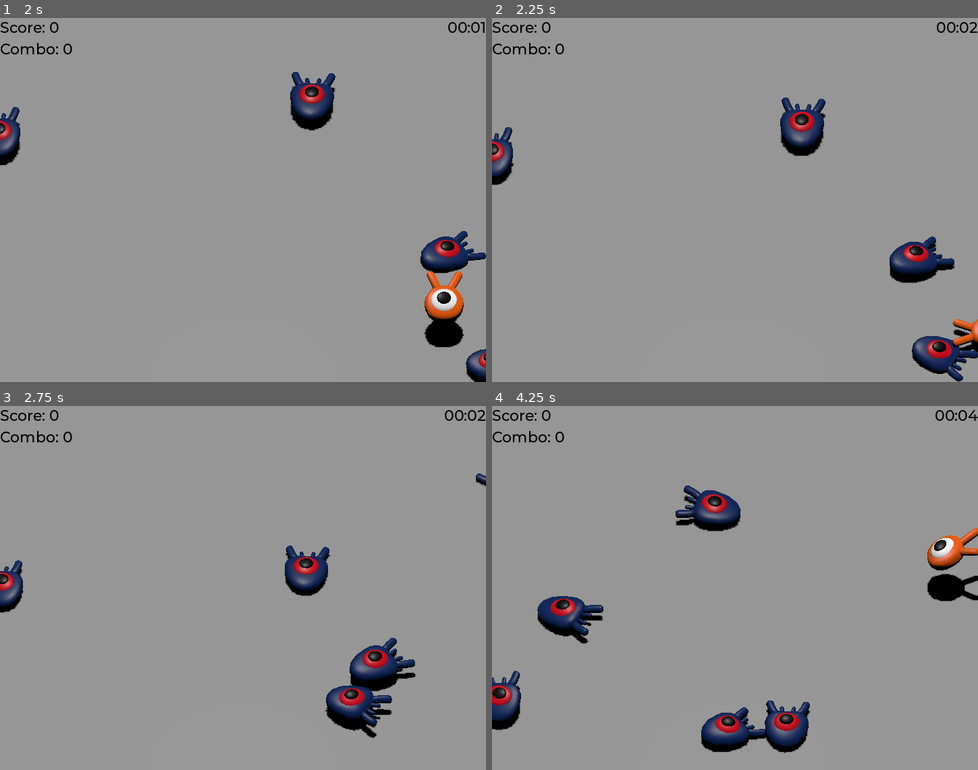
Above: before the commit, frames 1-4 (two rows, left to right).
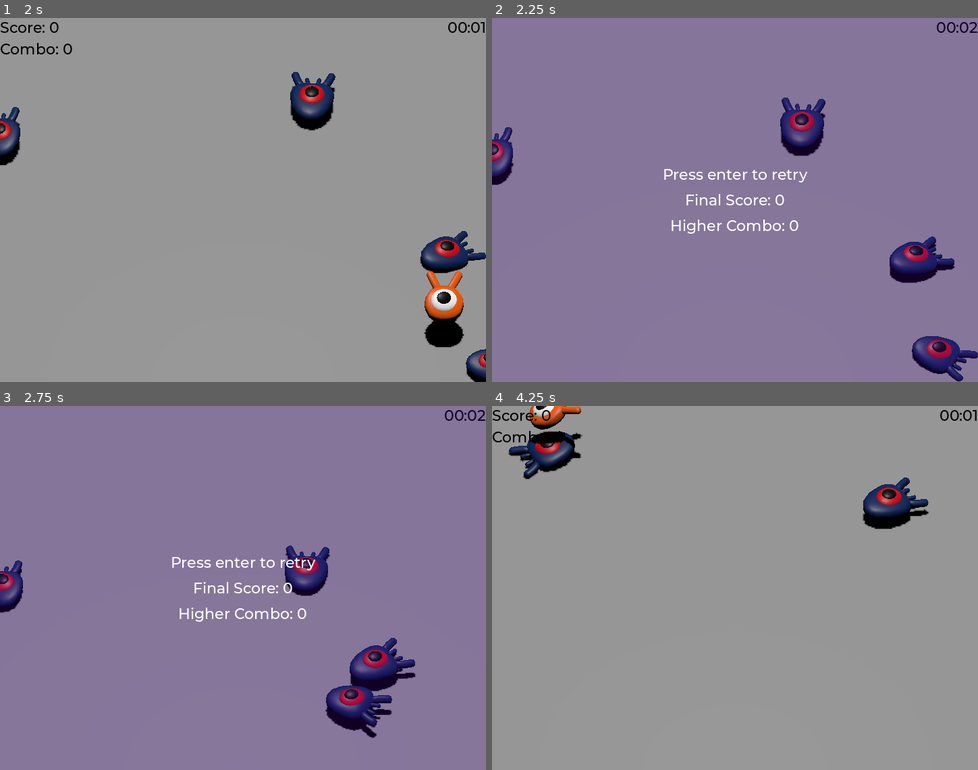
Above: after the commit, the same moments.

Repository: AndreuMB/Squash-the-Creeps-2
Game: Godot game, scene res://main.tscn
Same seed, same stepped clock (60 frames per second), same inputs: the game is played once before the commit and once after it.
Inputs:
- Up to frame 1 (2 s): tap Enter (ui_accept) at 0.5 s; hold D (move_right) 0.53-1.28 s; tap Space (jump) at 0.77, 1.52 s; hold S (move_back) from 1.28 s (still down)
- Up to frame 2 (2.25 s): release S (move_back) at 2.03 s; hold D (move_right) from 2.03 s (still down)
- Up to frame 3 (2.75 s): keep holding D (move_right)
- Up to frame 4 (4.25 s): tap Enter (ui_accept) at 2.75 s; release D (move_right) at 2.78 s; hold W (move_forward) 2.78-3.53 s; tap Space (jump) at 3.02, 3.77 s; hold Left (move_left) from 3.53 s (still down)

Frame 1 is identical in both runs. In frame 2, 98% of the frame differs, in the area x 0-100%, y 0-100%; in frame 3, 98%; in frame 4, 9.4%.

Commit message:
score labels

Diff:
--- a/Main.gd
+++ b/Main.gd
@@ -1,6 +1,8 @@
 extends Node
 
 @export var mob_scene: PackedScene
+
+const MAX_DIFFICULTY=100
 
 func _on_mob_timer_timeout() -> void:
 	# instantiate mob
@@ -10,7 +12,7 @@
 	var mob_spawn_location = get_node("SpawnPath/SpawnLocation")
 	mob_spawn_location.progress_ratio = randf()
 
-	var difficulty_increase = 100
+	var difficulty_increase = MAX_DIFFICULTY
 
 	if ($UserInterface.time < 100):
 		difficulty_increase = $UserInterface.time
@@ -29,6 +31,8 @@
 
 	# squased signal to score label
 	mob.squashed.connect($UserInterface._on_mob_squashed.bind())
+	mob.squashed.connect($CameraPivot._on_mob_squashed.bind())
+	#mob.squashed.connect(_on_mob_squashed.bind())
 
 func _on_player_hit() -> void:
 	$MobTimer.stop()
--- a/Mob.gd
+++ b/Mob.gd
@@ -30,5 +30,5 @@
 	queue_free()
 
 func squash(combo):
-	squashed.emit(combo)
+	squashed.emit(combo,position)
 	queue_free()
--- a/main.tscn
+++ b/main.tscn
@@ -1,10 +1,12 @@
-[gd_scene load_steps=12 format=3 uid="uid://41ksep4r83ci"]
+[gd_scene load_steps=14 format=3 uid="uid://41ksep4r83ci"]
 
 [ext_resource type="PackedScene" uid="uid://bv5c7xctnampi" path="res://player.tscn" id="1_tqs5b"]
 [ext_resource type="Script" uid="uid://cuvxt8k515brq" path="res://main.gd" id="1_ubf3c"]
 [ext_resource type="PackedScene" uid="uid://drtcqtf5novpo" path="res://mob.tscn" id="2_bwh0l"]
 [ext_resource type="FontFile" uid="uid://bwai3d868ol4l" path="res://fonts/Montserrat-Medium.ttf" id="4_qe36e"]
 [ext_resource type="Script" uid="uid://3jqy032hvknw" path="res://user_interface.gd" id="5_7mycd"]
+[ext_resource type="PackedScene" uid="uid://dpf2nrq3gov1f" path="res://score_label.tscn" id="6_7mycd"]
+[ext_resource type="Script" uid="uid://mn8qkhi2gru2" path="res://world_ui.gd" id="7_272bh"]
 
 [sub_resource type="BoxShape3D" id="BoxShape3D_5ekpp"]
 size = Vector3(60, 3, 60)
@@ -53,6 +55,8 @@
 
 [node name="CameraPivot" type="Marker3D" parent="."]
 transform = Transform3D(1, 0, 0, 0, 0.707107, 0.707107, 0, -0.707107, 0.707107, 0, 0, 0)
+script = ExtResource("7_272bh")
+score_label_scene = ExtResource("6_7mycd")
 
 [node name="Camera3D" type="Camera3D" parent="CameraPivot"]
 transform = Transform3D(1, 0, 0, 0, 1, 0, 0, 0, 1, 0, 0, 19)
@@ -82,7 +86,7 @@
 curve = SubResource("Curve3D_ge24x")
 
 [node name="SpawnLocation" type="PathFollow3D" parent="SpawnPath"]
-transform = Transform3D(0.00341266, 0, -0.999992, 0, 1, 0, 0.999992, 0, 0.00341266, -13.0241, 0, -14.002)
+transform = Transform3D(0.00341266, 0, -0.99999, 0, 1, 0, 0.99999, 0, 0.00341266, -13.0241, 0, -14.002)
 
 [node name="MobTimer" type="Timer" parent="."]
 wait_time = 0.5
@@ -97,6 +101,7 @@
 grow_vertical = 2
 theme = SubResource("Theme_o5vdy")
 script = ExtResource("5_7mycd")
+score_label_scene = ExtResource("6_7mycd")
 
 [node name="ScoreInfo" type="VBoxContainer" parent="UserInterface"]
 layout_mode = 0
--- a/player.tscn
+++ b/player.tscn
@@ -91,7 +91,7 @@
 monitorable = false
 
 [node name="CollisionShape3D" type="CollisionShape3D" parent="MobDetector"]
-transform = Transform3D(1, 0, 0, 0, 1, 0, 0, 0, 1, 0, 0.5, 0)
+transform = Transform3D(1, 0, 0, 0, 1, 0, 0, 0, 1, 0, 0.25, 0)
 shape = SubResource("CylinderShape3D_xbsgt")
 
 [node name="AnimationPlayer" type="AnimationPlayer" parent="."]
--- /dev/null
+++ b/score_label.tscn
@@ -0,0 +1,160 @@
+[gd_scene load_steps=6 format=3 uid="uid://dpf2nrq3gov1f"]
+
+[ext_resource type="FontFile" uid="uid://bwai3d868ol4l" path="res://fonts/Montserrat-Medium.ttf" id="1_uhy7g"]
+
+[sub_resource type="Animation" id="Animation_uhy7g"]
+length = 0.001
+tracks/0/type = "value"
+tracks/0/imported = false
+tracks/0/enabled = true
+tracks/0/path = NodePath("Label:theme_override_colors/font_color")
+tracks/0/interp = 1
+tracks/0/loop_wrap = true
+tracks/0/keys = {
+"times": PackedFloat32Array(0),
+"transitions": PackedFloat32Array(1),
+"update": 0,
+"values": [Color(1, 1, 1, 1)]
+}
+tracks/1/type = "value"
+tracks/1/imported = false
+tracks/1/enabled = true
+tracks/1/path = NodePath("Label:position")
+tracks/1/interp = 1
+tracks/1/loop_wrap = true
+tracks/1/keys = {
+"times": PackedFloat32Array(0),
+"transitions": PackedFloat32Array(1),
+"update": 0,
+"values": [Vector2(0, 0)]
+}
+tracks/2/type = "value"
+tracks/2/imported = false
+tracks/2/enabled = true
+tracks/2/path = NodePath("Label:modulate")
+tracks/2/interp = 1
+tracks/2/loop_wrap = true
+tracks/2/keys = {
+"times": PackedFloat32Array(0),
+"transitions": PackedFloat32Array(1),
+"update": 0,
+"values": [Color(1, 1, 1, 1)]
+}
+tracks/3/type = "value"
+tracks/3/imported = false
+tracks/3/enabled = true
+tracks/3/path = NodePath("Label:self_modulate")
+tracks/3/interp = 1
+tracks/3/loop_wrap = true
+tracks/3/keys = {
+"times": PackedFloat32Array(0),
+"transitions": PackedFloat32Array(1),
+"update": 0,
+"values": [Color(1, 1, 1, 1)]
+}
+
+[sub_resource type="Animation" id="Animation_j182h"]
+resource_name = "fall"
+tracks/0/type = "value"
+tracks/0/imported = false
+tracks/0/enabled = true
+tracks/0/path = NodePath("Label:position")
+tracks/0/interp = 1
+tracks/0/loop_wrap = true
+tracks/0/keys = {
+"times": PackedFloat32Array(0, 0.266667, 1),
+"transitions": PackedFloat32Array(0.594603, 2.63902, 1),
+"update": 0,
+"values": [Vector2(0, 0), Vector2(0, -10), Vector2(0, 60)]
+}
+tracks/1/type = "value"
+tracks/1/imported = false
+tracks/1/enabled = false
+tracks/1/path = NodePath("Label:theme_override_colors/font_color")
+tracks/1/interp = 1
+tracks/1/loop_wrap = true
+tracks/1/keys = {
+"times": PackedFloat32Array(0, 1),
+"transitions": PackedFloat32Array(1, 1),
+"update": 0,
+"values": [Color(0, 0, 0, 1), Color(0, 0, 0, 0)]
+}
+tracks/2/type = "value"
+tracks/2/imported = false
+tracks/2/enabled = false
+tracks/2/path = NodePath("Label:modulate")
+tracks/2/interp = 1
+tracks/2/loop_wrap = true
+tracks/2/keys = {
+"times": PackedFloat32Array(0, 1),
+"transitions": PackedFloat32Array(1, 1),
+"update": 0,
+"values": [Color(1, 1, 1, 1), Color(1, 1, 1, 0)]
+}
+tracks/3/type = "value"
+tracks/3/imported = false
+tracks/3/enabled = true
+tracks/3/path = NodePath("Label:self_modulate")
+tracks/3/interp = 1
+tracks/3/loop_wrap = true
+tracks/3/keys = {
+"times": PackedFloat32Array(0, 1),
+"transitions": PackedFloat32Array(1, 1),
+"update": 0,
+"values": [Color(1, 1, 1, 1), Color(1, 1, 1, 0)]
+}
+
+[sub_resource type="Animation" id="Animation_wrbpn"]
+resource_name = "rainbow"
+tracks/0/type = "value"
+tracks/0/imported = false
+tracks/0/enabled = false
+tracks/0/path = NodePath("Label:theme_override_colors/font_color")
+tracks/0/interp = 1
+tracks/0/loop_wrap = true
+tracks/0/keys = {
+"times": PackedFloat32Array(0, 0.2, 0.4, 0.6, 0.8, 1),
+"transitions": PackedFloat32Array(1, 1, 1, 1, 1, 1),
+"update": 0,
+"values": [Color(0, 1, 0, 1), Color(1, 1, 0, 1), Color(1, 0.498039, 0, 1), Color(1, 0, 0, 1), Color(0.580392, 0, 0.827451, 1), Color(0.294118, 0, 0.509804, 1)]
+}
+tracks/1/type = "value"
+tracks/1/imported = false
+tracks/1/enabled = true
+tracks/1/path = NodePath("Label:modulate")
+tracks/1/interp = 1
+tracks/1/loop_wrap = true
+tracks/1/keys = {
+"times": PackedFloat32Array(0, 0.2, 0.4, 0.6, 0.8, 1),
+"transitions": PackedFloat32Array(1, 1, 1, 1, 1, 1),
+"update": 0,
+"values": [Color(0, 1, 0, 1), Color(1, 1, 0, 1), Color(1, 0.498039, 0, 1), Color(1, 0, 0, 1), Color(0.580392, 0, 0.827451, 1), Color(0.294118, 0, 0.509804, 1)]
+}
+
+[sub_resource type="AnimationLibrary" id="AnimationLibrary_j182h"]
+_data = {
+&"RESET": SubResource("Animation_uhy7g"),
+&"fall": SubResource("Animation_j182h"),
+&"rainbow": SubResource("Animation_wrbpn")
+}
+
+[node name="Control" type="Node2D"]
+
+[node name="Label" type="Label" parent="."]
+offset_right = 224.0
+offset_bottom = 147.0
+theme_override_colors/font_color = Color(1, 1, 1, 1)
+theme_override_fonts/font = ExtResource("1_uhy7g")
+theme_override_font_sizes/font_size = 38
+text = "TEST"
+
+[node name="AnimationPlayer" type="AnimationPlayer" parent="."]
+libraries = {
+&"": SubResource("AnimationLibrary_j182h")
+}
+autoplay = "fall"
+
+[node name="AnimationPlayer2" type="AnimationPlayer" parent="."]
+libraries = {
+&"": SubResource("AnimationLibrary_j182h")
+}
--- a/user_interface.gd
+++ b/user_interface.gd
@@ -1,4 +1,6 @@
 extends Control
+
+@export var score_label_scene: PackedScene
 
 var score = 0
 var higher_combo = 0
@@ -13,12 +15,13 @@
 	time += delta
 	time_to_string()
 
-func _on_mob_squashed(combo_multiplier: int):
+func _on_mob_squashed(combo_multiplier: int, mob_position: Vector3):
 	score += 1 * combo_multiplier
 	if combo_multiplier > higher_combo:
 		higher_combo = combo_multiplier
 	$ScoreInfo/ScoreLabel.text = "Score: %s" % score
 	set_combo(combo_multiplier)
+
 
 func set_combo(combo:int):
 	$ScoreInfo/ComboLabel.text = "Combo: %s" % combo
--- /dev/null
+++ b/world_ui.gd
@@ -0,0 +1,26 @@
+extends Marker3D
+
+@export var score_label_scene: PackedScene
+
+const SCORE_ENTRIES = [
+	{"label": "OK", "color": Color.GREEN, "multicolor": false},
+	{"label": "NICE", "color": Color.AQUA, "multicolor": false},
+	{"label": "AWESOME", "color": Color.RED, "multicolor": false},
+	{"label": "PERFECT", "color": Color.PURPLE, "multicolor": true}
+]
+
+func _on_mob_squashed(combo_multiplier: int, mob_position: Vector3):
+	var score_index = min(combo_multiplier - 1, SCORE_ENTRIES.size() - 1)
+
+	var label_scene = score_label_scene.instantiate()
+	var label = label_scene.get_node("Label")
+	var animation_player = label_scene.get_node("AnimationPlayer2")
+	label_scene.position = $Camera3D.unproject_position(mob_position)
+	label.text = SCORE_ENTRIES[score_index].label
+	label.modulate = SCORE_ENTRIES[score_index].color
+	# rotate slightly for not look directly to the player
+	label.rotation = randf_range(-PI / 4, PI / 4)
+	if SCORE_ENTRIES[score_index].multicolor:
+		print('enter')
+		animation_player.play("rainbow")
+	add_child(label_scene)
Not shown, added: world_ui.gd.uid
